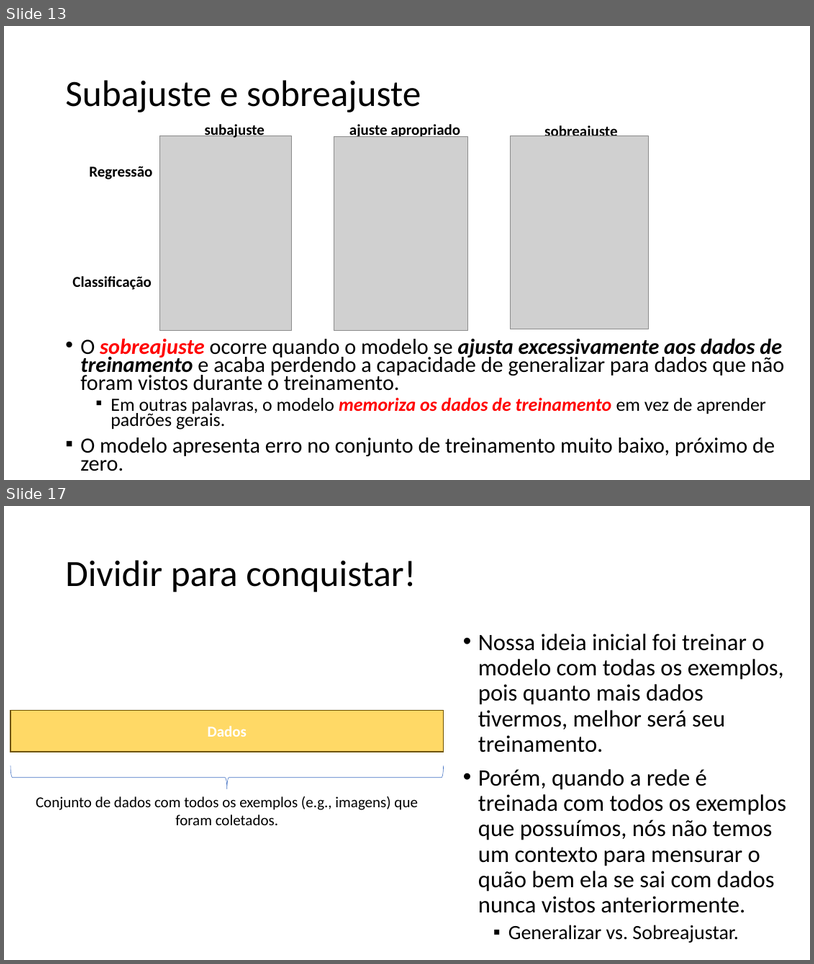
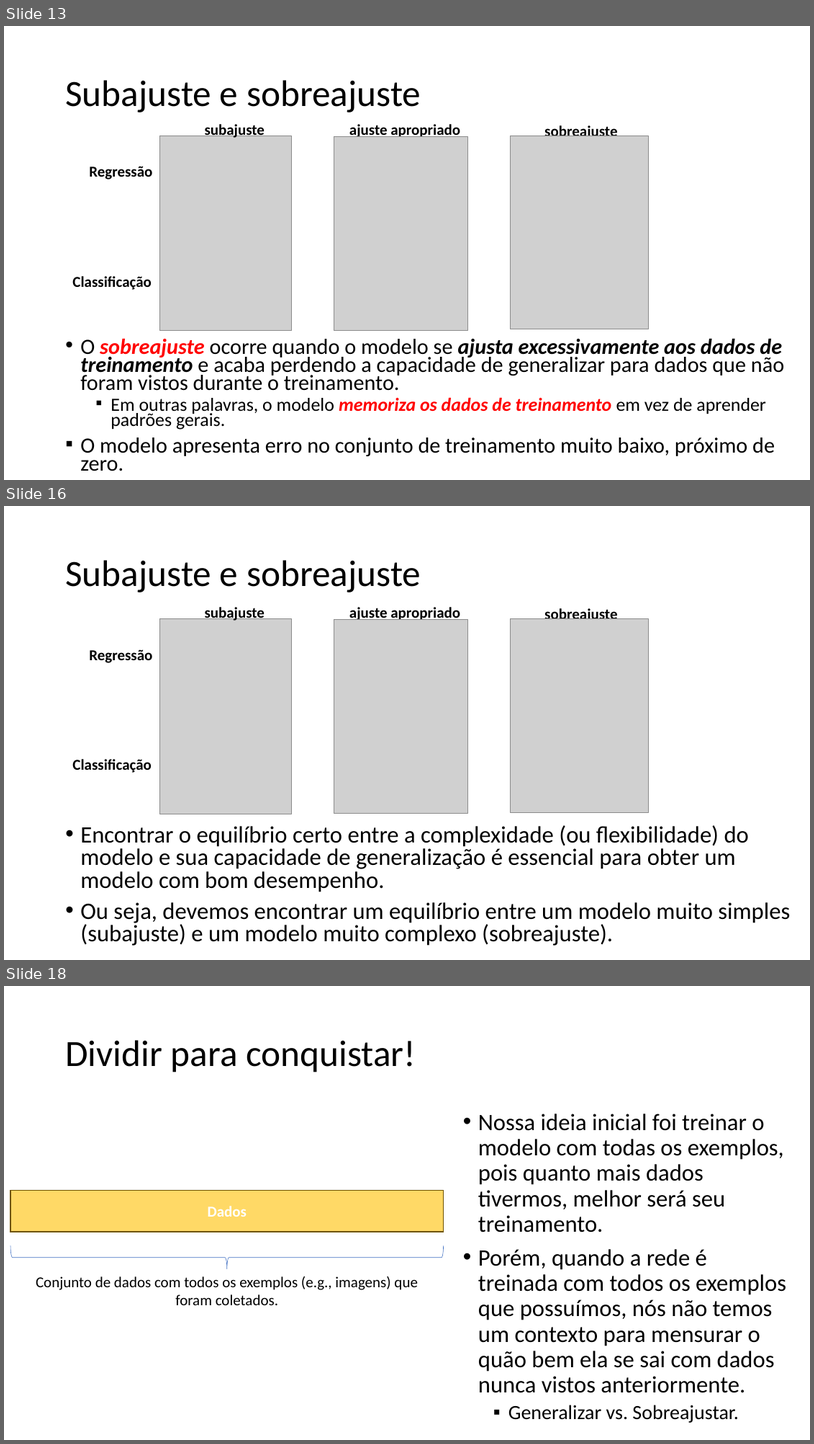
Before and after one commit to zz4fap/tp557-iot-ml, a slide deck: slides/TP557_10_Datasets.pptx. Shown one above the other, each under a label of ours: slides 13 and 17 before the commit, slides 13, 16 and 18 after it; the slides between them are not shown. The pictures are 814x964 and 814x1444 pixels, drawn with LibreOffice and Linux fonts; fonts in the diff are those of the drawing; grey boxes stand for pictures. Boxes give left, top, right and bottom in pixels: in the first picture for what was removed or moved away, otherwise in the second. Text is boxed around its words. In the diff, an @@ line names an element or a change of style, - is before the commit and + after.

```diff
--- a/slides/TP557_10_Datasets.pptx
+++ b/slides/TP557_10_Datasets.pptx
@@ slide 16 added at <box>4,506,810,960</box>, background #FFFFFF @@
@@ title added at <box>65,560,421,592</box>, 44 pt, text #000000 @@
+Subajuste e sobreajuste
@@ text added at <box>205,605,265,620</box>, 18 pt, text #000000, bold @@
+subajuste
@@ text added at <box>350,605,460,620</box>, 18 pt, text #000000, bold @@
+ajuste apropriado
@@ text added at <box>545,607,617,619</box>, 18 pt, text #000000, bold @@
+sobreajuste
@@ picture added at <box>160,618,291,813</box> @@
@@ picture added at <box>334,619,468,813</box> @@
@@ picture added at <box>511,618,649,812</box> @@
@@ text added at <box>89,649,152,663</box>, 18 pt, text #000000, bold @@
+Regressão
@@ text added at <box>72,759,151,772</box>, 18 pt, text #000000, bold @@
+Classificação
@@ text added at <box>80,825,790,945</box>, 28 pt, text #000000 @@
+• Encontrar o equilíbrio certo entre a complexidade (ou flexibilidade) do modelo e sua capacidade de generalização é essencial para obter um modelo com bom desempenho.
+• Ou seja, devemos encontrar um equilíbrio entre um modelo muito simples (subajuste) e um modelo muito complexo (sobreajuste).
@@ what was slide 17 is now slide 18 @@
```
Also in this commit, not shown: 2 slides changed, 5 other slides added, 1 slide removed.
